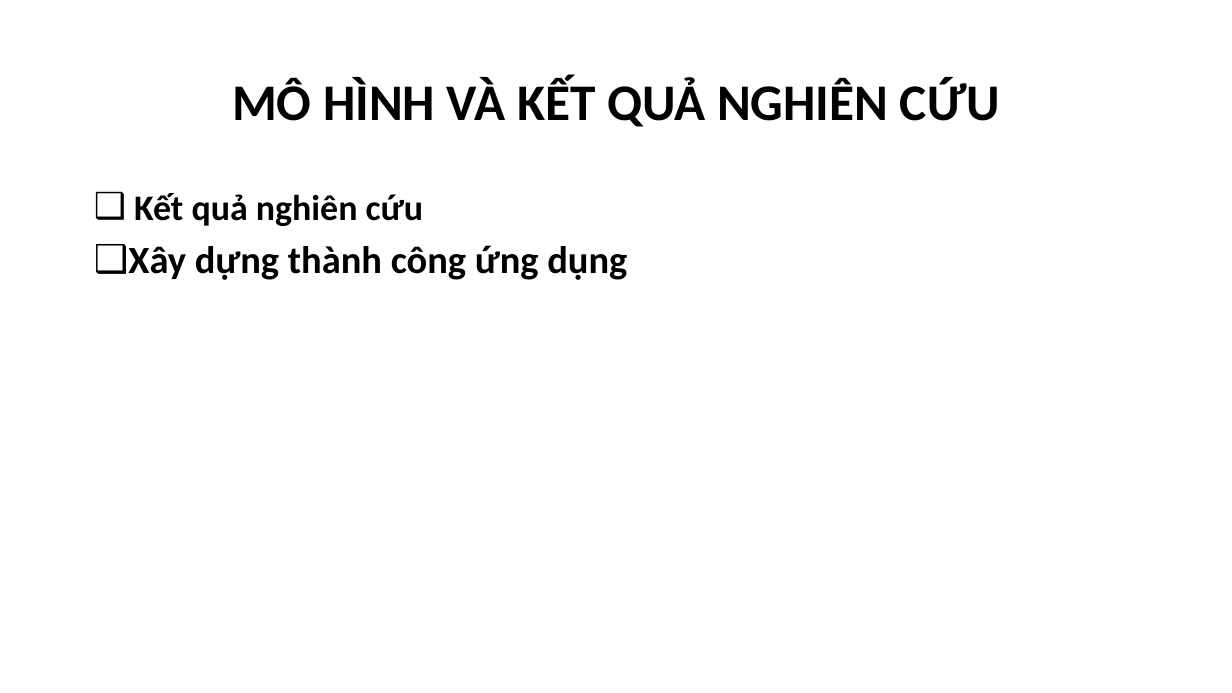
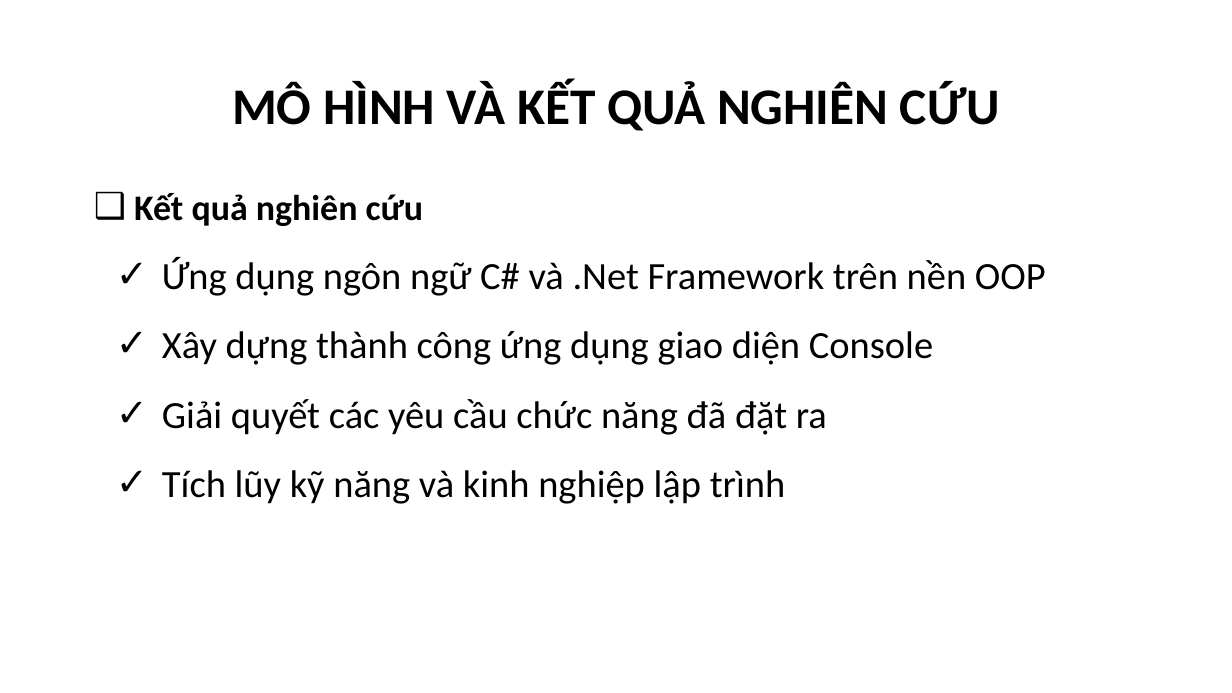
Before and after one commit to phamthevinhtv/csn-da22ttc-phamthevinh-vattunongnghiep, a slide deck: slide 8 of thesis/abs/CSN-PhamTheVinh-110122208-DA22TTC.pptx. Drawn at 1232x693 pixels with LibreOffice and Linux fonts; fonts in the diff are those of the drawing; background and template pictures are left out. Boxes give left, top, right and bottom in pixels: in the first picture for what was removed or moved away, otherwise in the second. Text is boxed around its words. In the diff, an @@ line names an element or a change of style, - is before the commit and + after.

```diff
--- a/thesis/abs/CSN-PhamTheVinh-110122208-DA22TTC.pptx
+++ b/thesis/abs/CSN-PhamTheVinh-110122208-DA22TTC.pptx
@@ title "MÔ HÌNH VÀ KẾT QUẢ ..." at bbox=[232, 82, 1000, 131]: line spacing 0.9 to 1 @@
@@ text at bbox=[162, 257, 1046, 504]: text changed; bold off @@
-❑ Xây dựng thành công ứng dụng
+✓ Ứng dụng ngôn ngữ C# và .Net Framework trên nền OOP
+✓ Xây dựng thành công ứng dụng giao diện Console
+✓ Giải quyết các yêu cầu chức năng đã đặt ra
+✓ Tích lũy kỹ năng và kinh nghiệp lập trình
```
Also in this commit, not shown: 7 other slides changed, 3 slides added, 1 other file.
